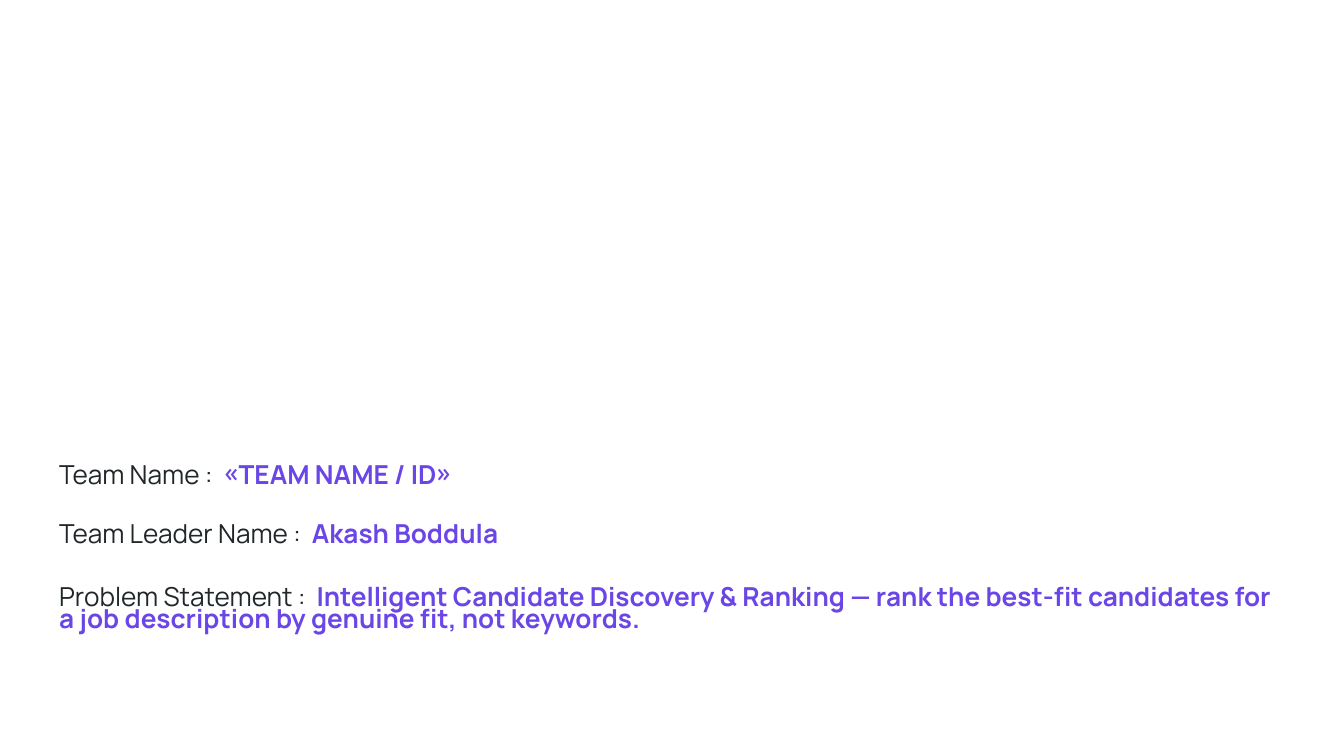
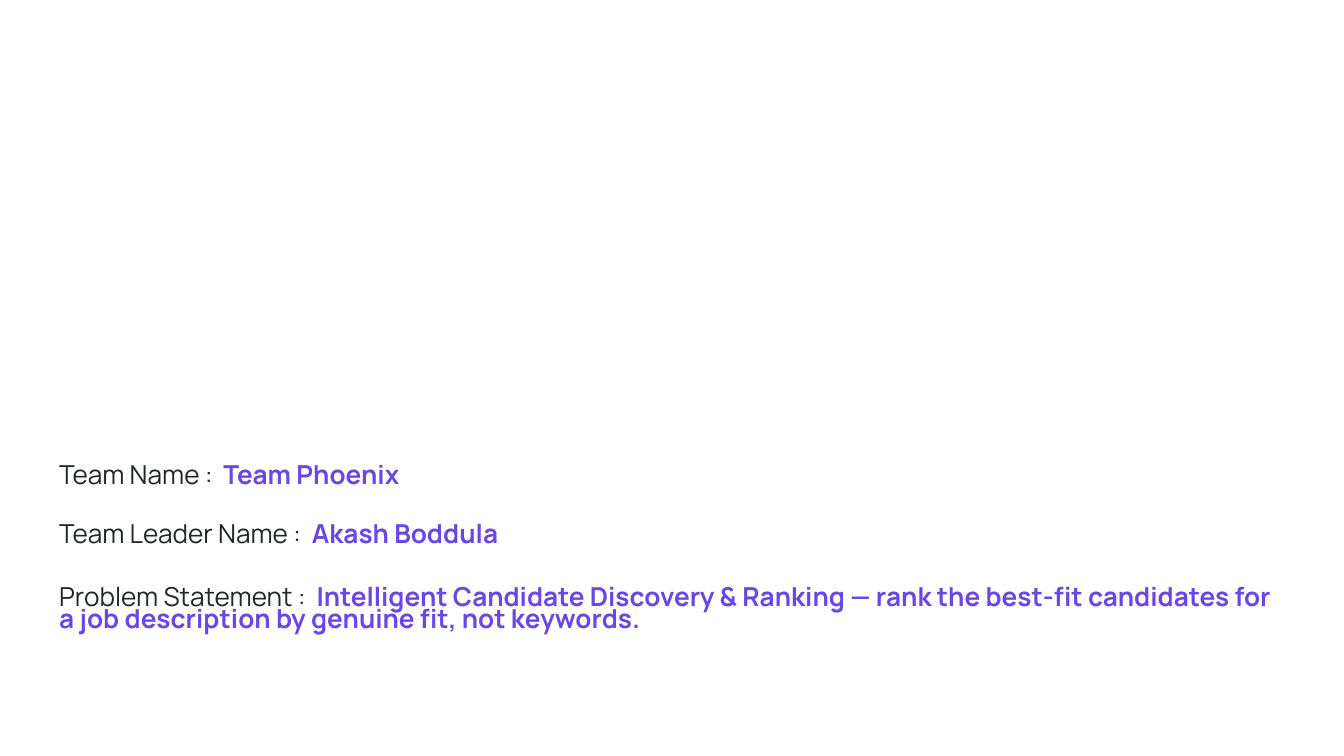
Before and after one commit to akashboddula2425-hub/AI-candidate-ranking-system, a slide deck: slide 1 of docs/Redrob_Idea_Submission.pptx. Drawn at 1344x756 pixels with LibreOffice and Linux fonts; fonts in the diff are those of the drawing; background and template pictures are left out. Boxes give left, top, right and bottom in pixels: in the first picture for what was removed or moved away, otherwise in the second. Text is boxed around its words. In the diff, an @@ line names an element or a change of style, - is before the commit and + after.

Commit message:
Finalize submission deck: Team Phoenix, leader Akash Boddula

```diff
--- a/docs/Redrob_Idea_Submission.pptx
+++ b/docs/Redrob_Idea_Submission.pptx
@@ text at <box>59,465,399,485</box>: text changed @@
-Team Name : «TEAM NAME / ID»
+Team Name : Team Phoenix
```
Also in this commit, not shown: 3 other files.
